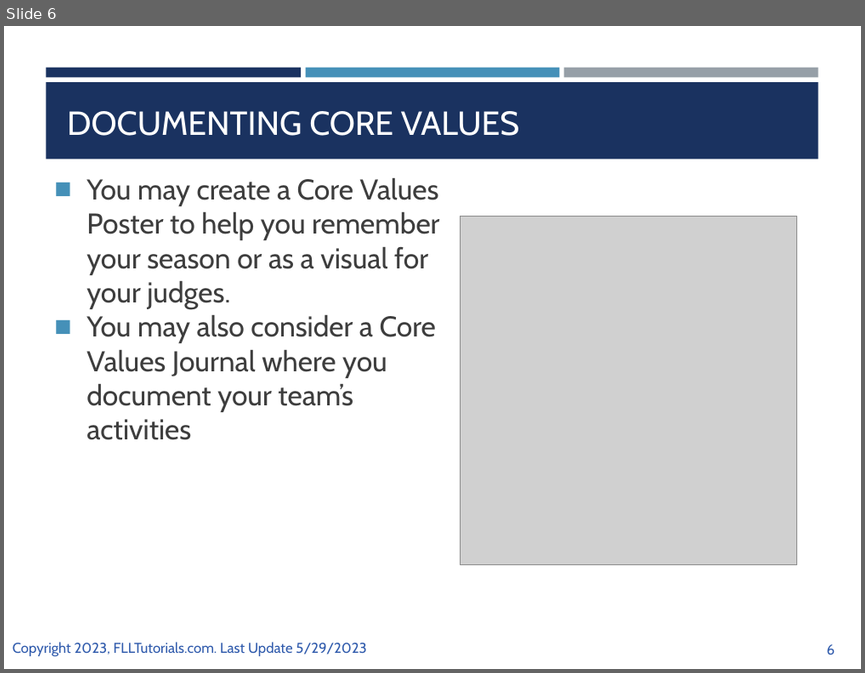
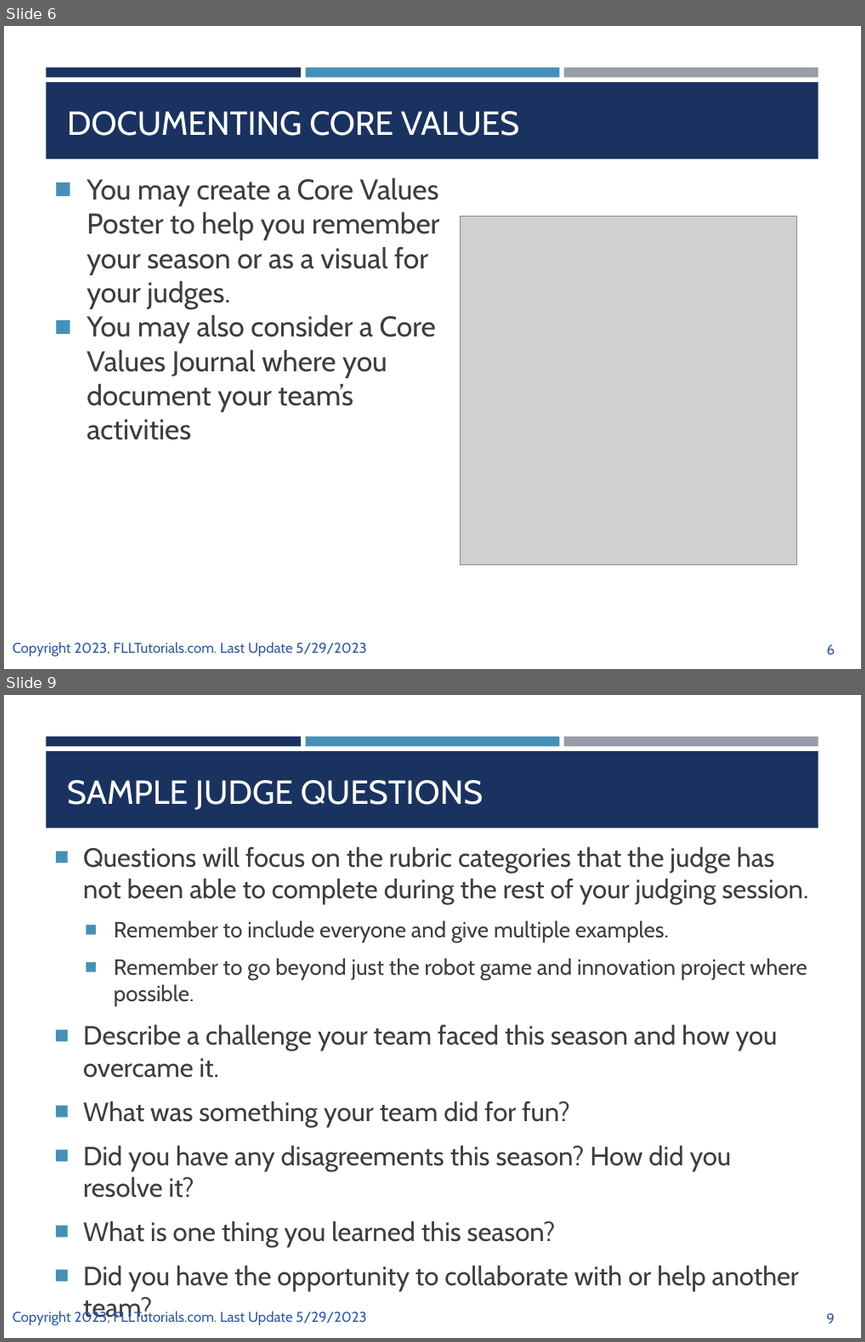
Before and after one commit to ev3lessons/FLL-Tutorials, a slide deck: translations/en-us/CoreValues/CVJudging.pptx. Shown one above the other, each under a label of ours: slide 6 before the commit, slides 6 and 9 after it; the slides between them are not shown. The pictures are 865x673 and 865x1342 pixels, drawn with LibreOffice and Linux fonts; fonts in the diff are those of the drawing; grey boxes stand for pictures. Boxes give left, top, right and bottom in pixels: in the first picture for what was removed or moved away, otherwise in the second. Text is boxed around its words. In the diff, an @@ line names an element or a change of style, - is before the commit and + after.

Commit message:
updated CV judging with sample questions and FAQ

```diff
--- a/translations/en-us/CoreValues/CVJudging.pptx
+++ b/translations/en-us/CoreValues/CVJudging.pptx
@@ slide 9 added at box(4, 695, 861, 1338), background #FFFFFF; not listed: 4 template elements that a slide beside it also shows @@
@@ title added at box(67, 780, 483, 810), 28 pt, text #FFFFFF @@
+SAMPLE JUDGE QUESTIONS
@@ text added at box(83, 846, 809, 1291), 22.2 pt, text #3D3D3D @@
+■ Questions will focus on the rubric categories that the judge has not been able to complete during the rest of your judging session.
+  ■ Remember to include everyone and give multiple examples.
+  ■ Remember to go beyond just the robot game and innovation project where possible.
+■ Describe a challenge your team faced this season and how you overcame it.
+■ What was something your team did for fun?
+■ Did you have any disagreements this season? How did you resolve it?
+■ What is one thing you learned this season?
+■ Did you have the opportunity to collaborate with or help another team?
@@ text added at box(12, 1310, 367, 1325), 12 pt, text #2F5AAC @@
+Copyright 2023, FLLTutorials.com. Last Update 5/29/2023
@@ page number added at box(826, 1313, 834, 1323), 12 pt, text #2F5AAC @@
+9
```
Also in this commit, not shown: 4 slides changed, 1 other slide added, 1 other file.
